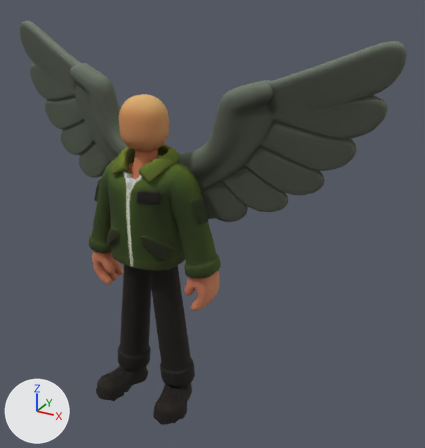
A saved change to the glTF model assets/player.glb.
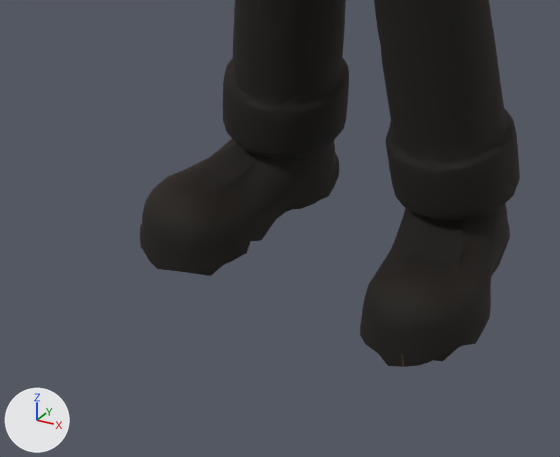
Each version is shown whole from a 50 mm camera at (0.637, -0.892, 0.501) aimed at (0.099, 0.087, 0.011), then close up on the part from 14% to 48% of the width and 74% to 100% of the height. Every picture has the same lights, and +X, +Y and +Z are marked at lower left. The older version's two pictures come first. Where no turn or scale is listed for an object, it has been applied to the vertices. Vertices at exactly the same position are counted once.

Names of what the first close-up shows: 'geometry_0'.
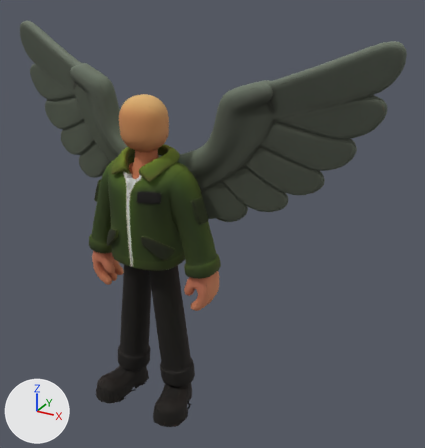
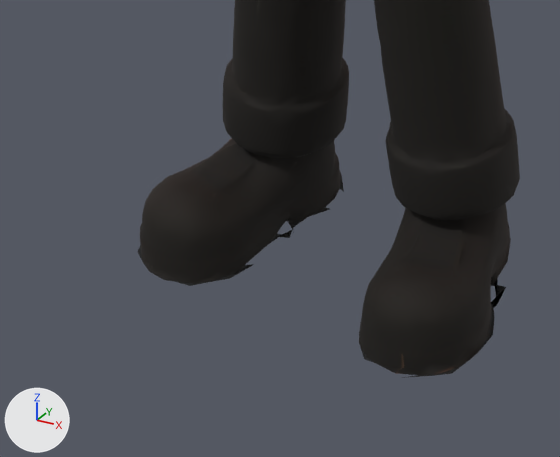
What differs and where, as boxes (x1, y1, x2, y2) in the close-ups (560 x 457 px):
'geometry_0', reshaped: before (140, 0, 520, 367); after (138, 0, 520, 378)
part 1 of me_geometry_0, added: after (138, 170, 511, 378)

Edits to the bpy script that builds the scene:
```text
Change me_geometry_0:
    used by ob_geometry_0; location = (0.0, 0.0, 0.0)
    remove me_geometry_0.from_pydata(...)  # 18612 vertices, 37595 faces; spans x -0.434..0.434, y -0.1..0.156, z -0.38..0.387
    add me_geometry_0.from_pydata(...)  # 18904 vertices, 38158 faces; spans x -0.434..0.434, y -0.101..0.156, z -0.386..0.387
    me_geometry_0 part 1: 292 vertices added at x -0.112..0.113, y -0.101..0.041, z -0.386..-0.375
```
